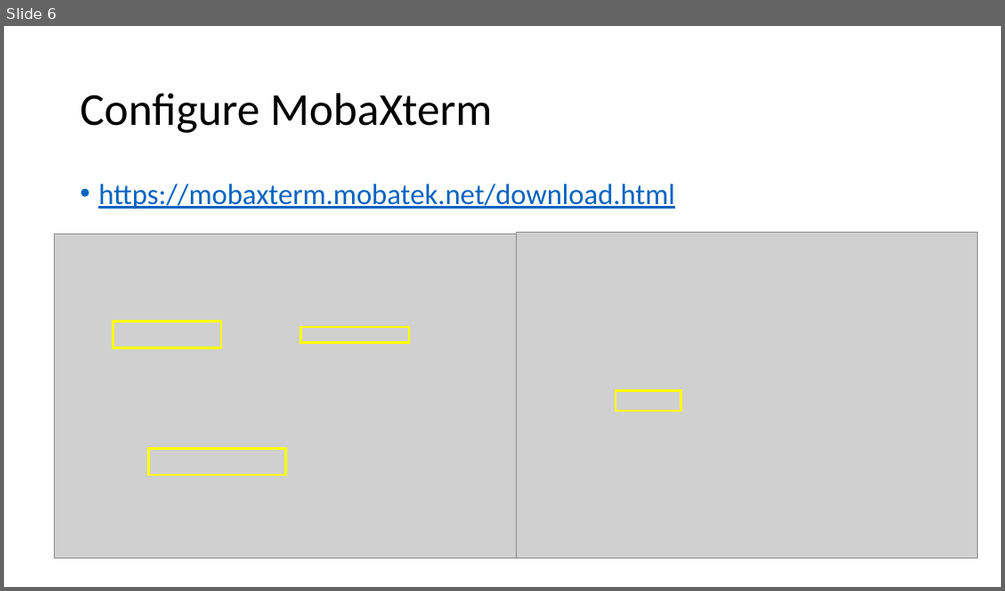
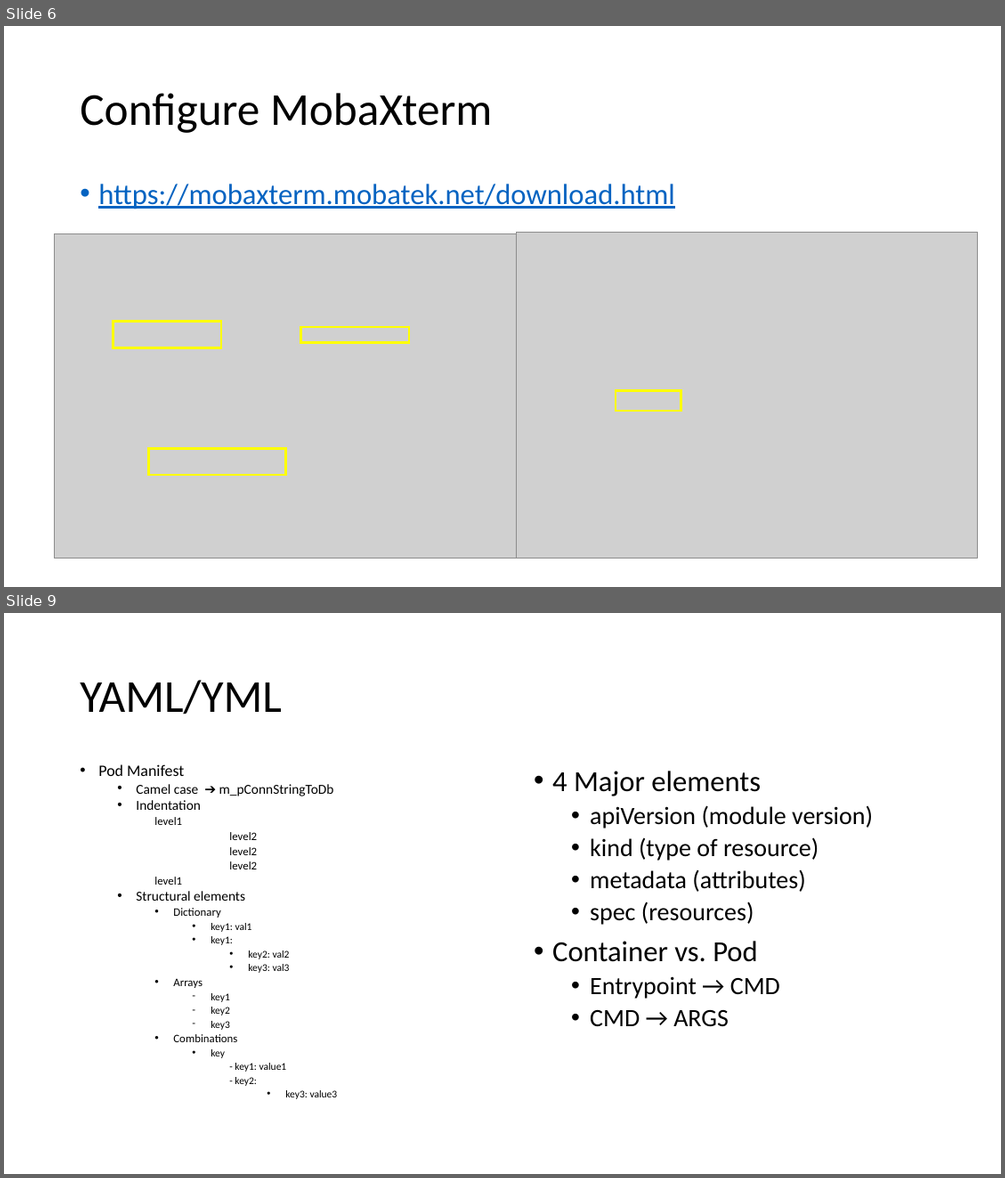
Before and after one commit to subratsuman/synchrn_18apr_k8s, a slide deck: 20230418-Synchrn-K8s-Discussions.pptx. Shown one above the other, each under a label of ours: slide 6 before the commit, slides 6 and 9 after it; the slides between them are not shown. The pictures are 1005x591 and 1005x1178 pixels, drawn with LibreOffice and Linux fonts; fonts in the diff are those of the drawing; grey boxes stand for pictures. Boxes give left, top, right and bottom in pixels: in the first picture for what was removed or moved away, otherwise in the second. Text is boxed around its words. In the diff, an @@ line names an element or a change of style, - is before the commit and + after.

```diff
--- a/20230418-Synchrn-K8s-Discussions.pptx
+++ b/20230418-Synchrn-K8s-Discussions.pptx
@@ slide 9 added at [4, 613, 1001, 1174], background #FFFFFF @@
@@ title added at [80, 680, 282, 714], 44 pt, text #000000 @@
+YAML/YML
@@ text added at [98, 764, 338, 1099], 9.9 pt, text #000000 @@
+• Pod Manifest
+  • Camel case ➔ m_pConnStringToDb
+  • Indentation
+    level1
+    level2
+    level2
+    level2
+    level1
+  • Structural elements
+    • Dictionary
+      • key1: val1
+      • key1:
+        • key2: val2
+        • key3: val3
+    • Arrays
+      – key1
+      – key2
+      – key3
+    • Combinations
+      • key
+        - key1: value1
+        - key2:
+          • key3: value3
@@ text added at [552, 771, 873, 1027], 24 pt, text #000000 @@
+• 4 Major elements
+  • apiVersion (module version)
+  • kind (type of resource)
+  • metadata (attributes)
+  • spec (resources)
+• Container vs. Pod
+  • Entrypoint → CMD
+  • CMD → ARGS
```
Also in this commit, not shown: 3 other slides added.
